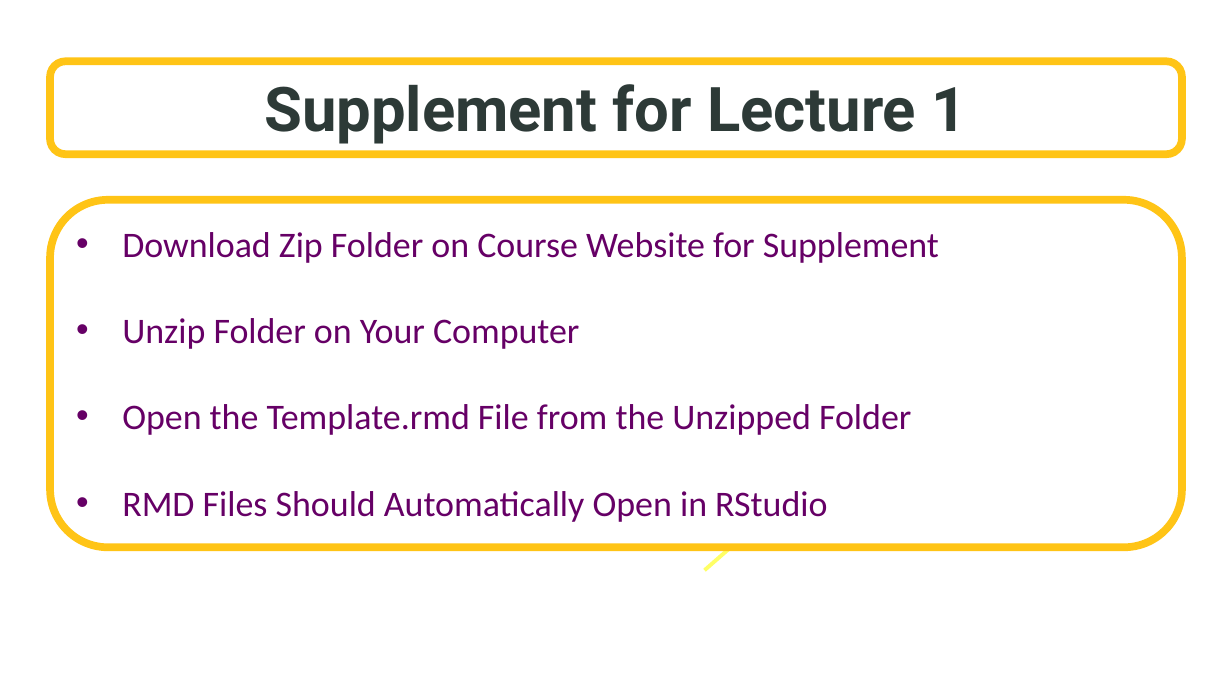
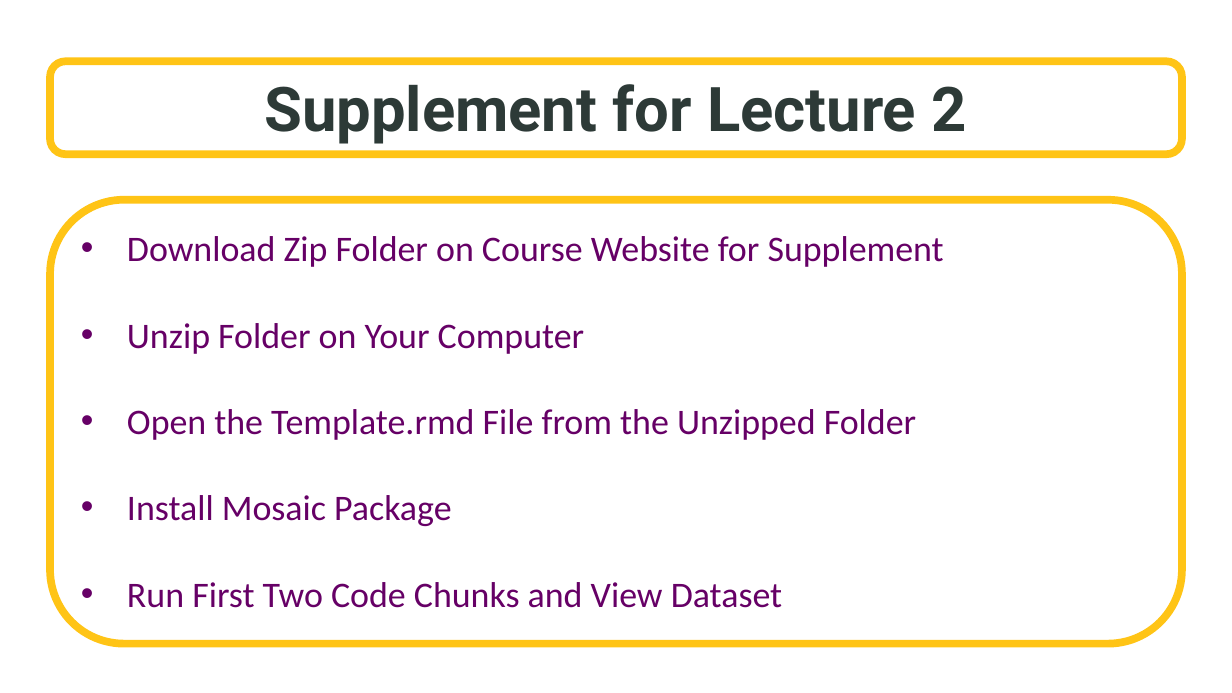
Before and after one commit to SuperMarioGiacomazzo/STOR455_WEBSITE, a slide deck: slide 3 of Lectures/2 - Four Step Process.pptx (slide 12 before the commit). Drawn at 1232x693 pixels with LibreOffice and Linux fonts; fonts in the diff are those of the drawing; background and template pictures are left out. Boxes give left, top, right and bottom in pixels: in the first picture for what was removed or moved away, otherwise in the second. Text is boxed around its words. In the diff, an @@ line names an element or a change of style, - is before the commit and + after.

```diff
--- a/Lectures/2 - Four Step Process.pptx
+++ b/Lectures/2 - Four Step Process.pptx
@@ text in rounded rectangle at <box>264,84,967,144</box>: text changed @@
-Supplement for Lecture 1
+Supplement for Lecture 2
@@ rounded rectangle "Download Zip Folder on Course ...": place and size @@
-rounded rectangle "Download Zip Folder on Course ..." at <box>50,200,1182,547</box>
+rounded rectangle "Download Zip Folder on Course ..." at <box>50,200,1182,643</box>
@@ text in rounded rectangle at <box>127,495,782,608</box>: text changed @@
-• RMD Files Should Automatically Open in RStudio
+• Install Mosaic Package
+• Run First Two Code Chunks and View Dataset
@@ arrow removed from (704, 570) to (766, 517) @@
```
Also in this commit, not shown: 5 slides added, 2 slides removed, 18 other files.
